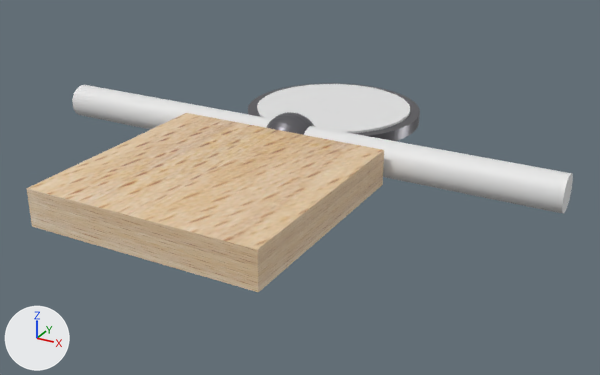
Renders of the glTF model cuadrado.glb from each side of a commit.
Before and after are seen from a 50 mm camera at (0.0698, -0.0993, 0.0527) aimed at (0.0049, 0.0186, -0.0063). The lights are fixed; the arrows at lower left show +X, +Y and +Z. Where no turn or scale is listed for an object, it has been applied to the vertices. Vertices at the same position are counted once.
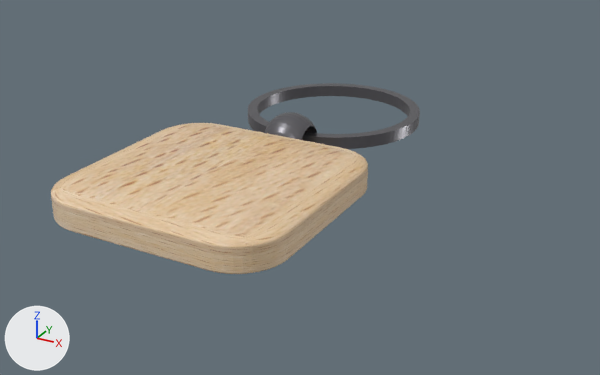
The change, as JSON lines over the scene's bpy script:
```json
{"block": "me_sphere", "where": "# used by ob_sphere; location = (0.0, 0.024, 0.0)"}
{"op": "remove", "block": "me_sphere", "code": "me_sphere.from_pydata(...)  # 1517 vertices, 3030 faces; spans x -0.005..0.005, y -0.005..0.005, z -0.005..0.005"}
{"op": "add", "block": "me_sphere", "code": "me_sphere.from_pydata(...)  # 1579 vertices, 3158 faces; spans x -0.00387..0.00387, y -0.005..0.005, z -0.005..0.005"}
{"block": "me_sphere", "change": "me_sphere part 1: 25 vertices moved from x -0.00433..0.00433, y -0.00278..0.00278, z -0.00285..0.00298 to x -0.00387..0.00385, y -0.0032..0.00316, z -0.00304..0.00316; 229 vertices removed from x -0.005..0.005, y -0.00278..0.00278, z -0.0031..0.00298; 291 vertices added at x -0.00387..0.00387, y -0.0032..0.00316, z -0.00318..0.00318"}
{"block": "me_cylinder_003", "where": "# used by ob_anilla; location = (0.0, 0.0412, 0.0)"}
{"op": "remove", "block": "me_cylinder_003", "code": "me_cylinder_003.from_pydata(...)  # 200 vertices, 396 faces; spans x -0.0169..0.0169, y -0.0169..0.0169, z -0.0011..0.0011"}
{"op": "add", "block": "me_cylinder_003", "code": "me_cylinder_003.from_pydata(...)  # 400 vertices, 800 faces; spans x -0.0169..0.0169, y -0.0169..0.0169, z -0.0011..0.0011"}
{"block": "me_cylinder_003", "change": "me_cylinder_003 part 2: 200 vertices added at x -0.015..0.015, y -0.015..0.015, z -0.0011..0.0011"}
{"block": "me_cube", "where": "# used by ob_cube_001; location = (0.0, 0.0, 0.0)"}
{"op": "remove", "block": "me_cube", "code": "me_cube.from_pydata(...)  # 8 vertices, 12 faces; spans x -0.02..0.02, y -0.02..0.02, z -0.0031..0.0031"}
{"op": "add", "block": "me_cube", "code": "me_cube.from_pydata(...)  # 728 vertices, 1452 faces; spans x -0.02..0.02, y -0.02..0.02, z -0.0031..0.0031"}
{"block": "me_cube", "change": "me_cube part 3: 8 vertices removed from x -0.02..0.02, y -0.02..0.02, z -0.0031..0.0031; 728 vertices added at x -0.02..0.02, y -0.02..0.02, z -0.0031..0.0031"}
{"op": "remove", "block": "ob_anilla_hueco", "code": ["ob_anilla_hueco = bpy.data.objects.new('anilla_hueco', me_cylinder_002)", "ob_anilla_hueco.location = (0.0, 0.0412, 0.0)"]}
{"op": "remove", "block": "ob_cylinder_001", "code": ["ob_cylinder_001 = bpy.data.objects.new('Cylinder.001', me_cylinder_004)", "ob_cylinder_001.location = (0.0, 0.024, 0.0)"]}
```

Changed parts and their boxes (x1, y1, x2, y2) in the pictures (600 x 375 px; the box of a moved part takes in the faces that stretch with it):
```json
{"object": "Cube.001", "change": "reshaped", "before": [27, 113, 384, 292], "after": [51, 123, 368, 274], "on screen": "11% narrower, 16% shorter"}
{"object": "Cylinder.001", "change": "deleted", "before": [72, 85, 573, 214]}
{"object": "anilla_hueco", "change": "deleted", "before": [257, 84, 410, 133]}
{"part": 1, "of": "me_sphere", "change": "moved or reshaped", "before": [266, 125, 315, 135], "after": [264, 125, 317, 140]}
{"part": 2, "of": "me_cylinder_003", "change": "added", "after": [250, 84, 418, 137]}
```
